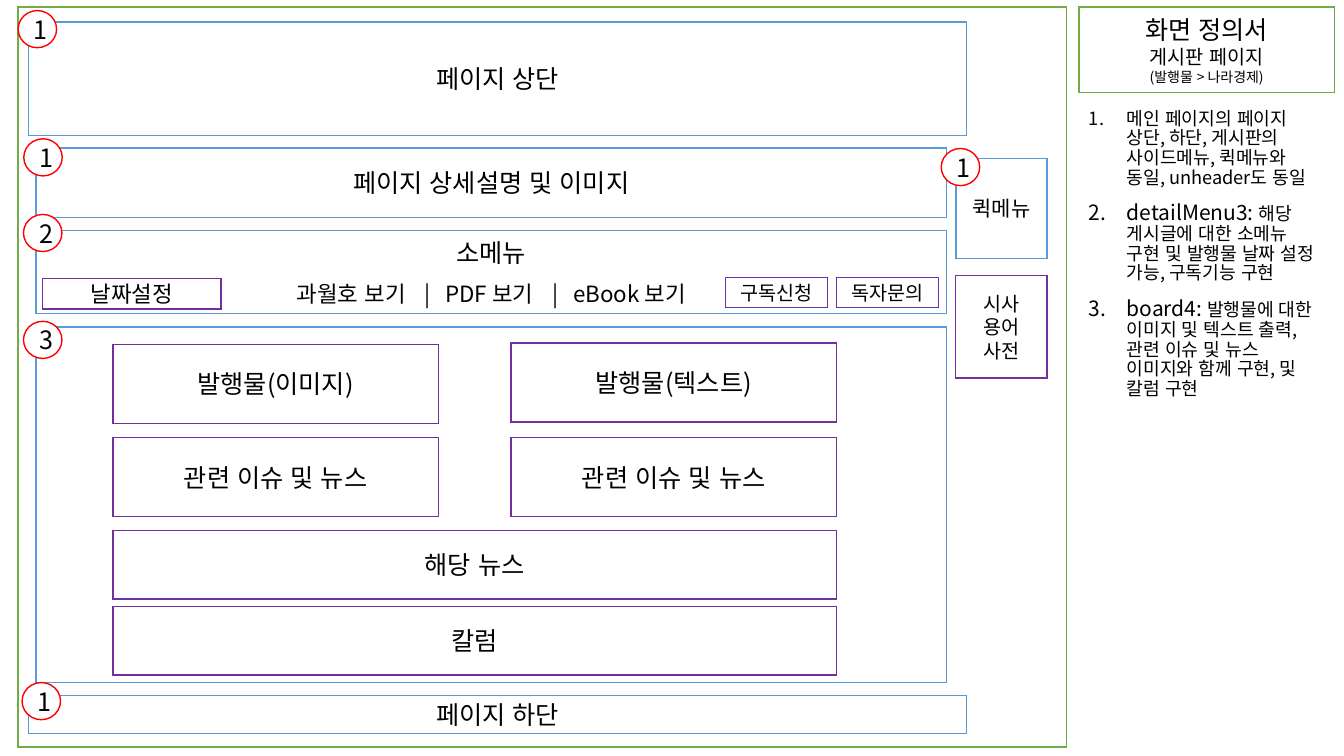
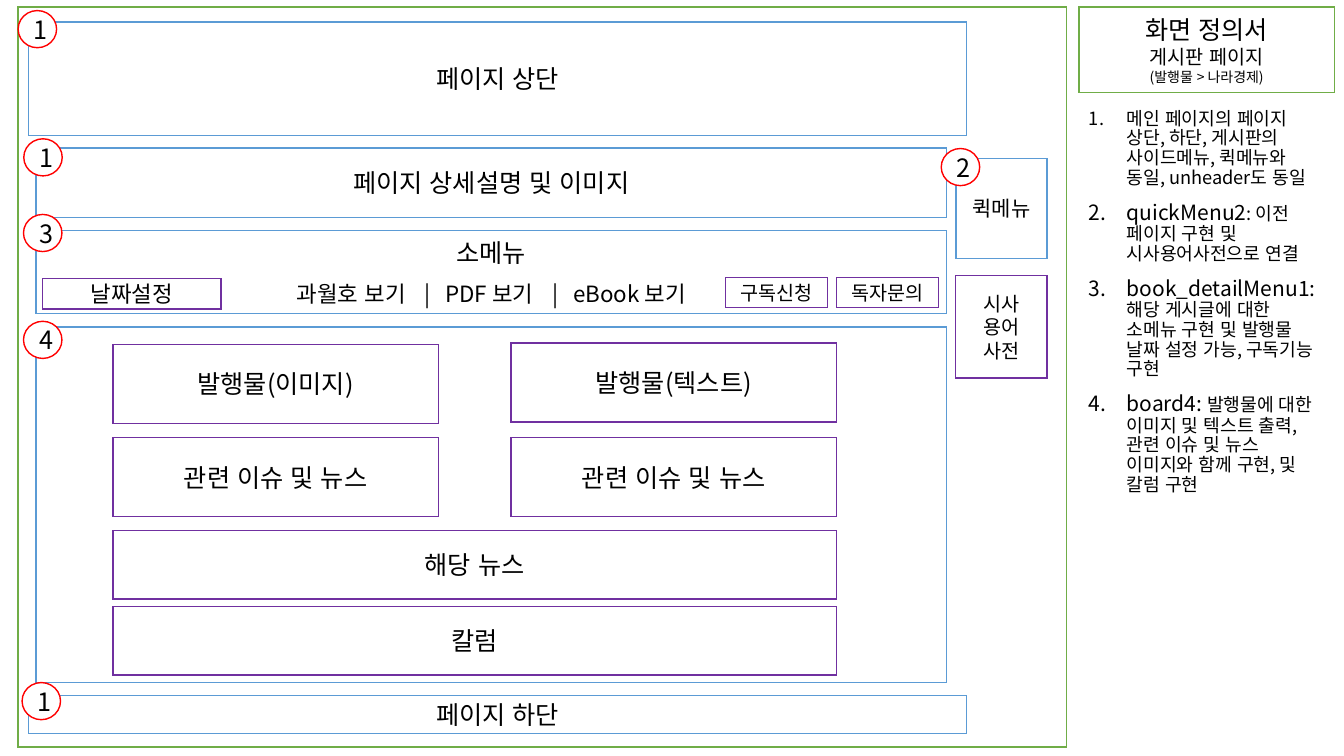
Before and after one commit to JSH970930/renewKDI, a slide deck: slide 9 of 응용SW프로젝트 화면정의서 1조.pptx (slide 7 before the commit). Drawn at 1344x756 pixels with LibreOffice and Linux fonts; fonts in the diff are those of the drawing. Boxes give left, top, right and bottom in pixels: in the first picture for what was removed or moved away, otherwise in the second. Text is boxed around its words. In the diff, an @@ line names an element or a change of style, - is before the commit and + after.

```diff
--- a/응용SW프로젝트 화면정의서 1조.pptx
+++ b/응용SW프로젝트 화면정의서 1조.pptx
@@ text in ellipse at box(957, 151, 971, 183): text changed @@
-1
+2
@@ text at box(1127, 203, 1316, 377): text changed @@
-2. detailMenu3: 해당 게시글에 대한 소메뉴 구현 및 발행물 날짜 설정 가능, 구독기능 구현
+2. quickMenu2: 이전 페이지 구현 및 시사용어사전으로 연결
+3. book_detailMenu1: 해당 게시글에 대한 소메뉴 구현 및 발행물 날짜 설정 가능, 구독기능 구현
@@ ellipse "3": place and size @@
-ellipse "3" at box(23, 322, 62, 359)
+ellipse "3" at box(23, 215, 62, 252)
@@ ellipse removed at box(23, 215, 62, 252) @@
-2
@@ ellipse added at box(23, 322, 62, 359), fill #FFFFFF, outline #FF0000 1 pt, 18 pt, text #000000 @@
+4
```
Also in this commit, not shown: 8 other slides changed, 10 slides added.
